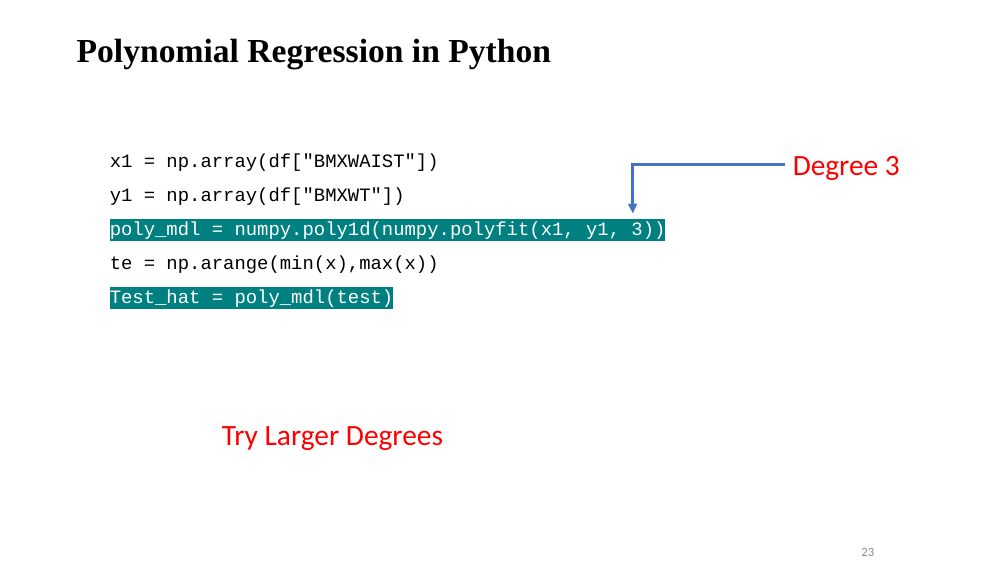
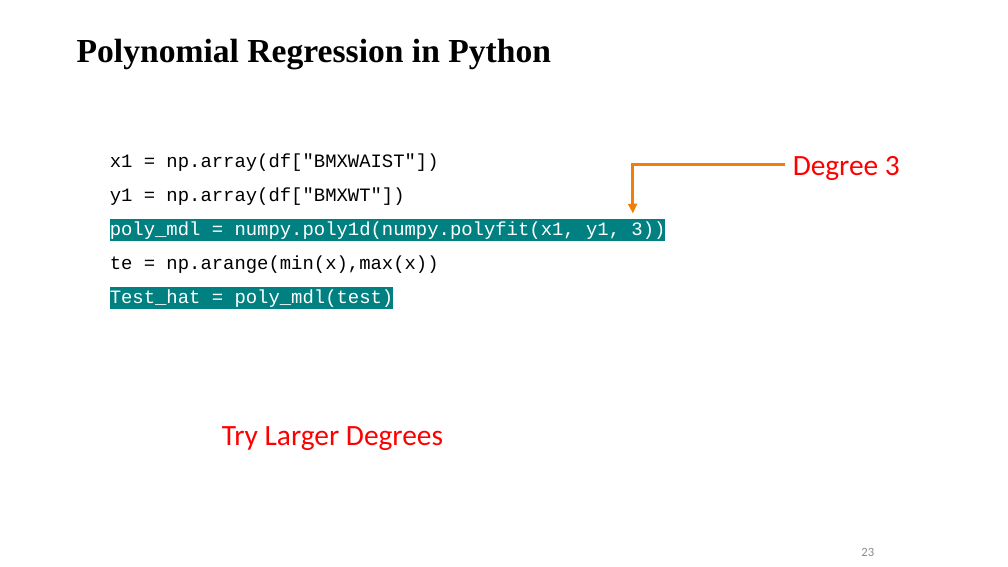
Before and after one commit to qahtanaa/qahtanaa.wep_mlb_24.io, a slide deck: slide 23 of lectures/day_2/WEP24_Day2_Regression.pptx. Drawn at 1008x567 pixels with LibreOffice and Linux fonts; fonts in the diff are those of the drawing; background and template pictures are left out. Boxes give left, top, right and bottom in pixels: in the first picture for what was removed or moved away, otherwise in the second. Text is boxed around its words. In the diff, an @@ line names an element or a change of style, - is before the commit and + after.

```diff
--- a/lectures/day_2/WEP24_Day2_Regression.pptx
+++ b/lectures/day_2/WEP24_Day2_Regression.pptx
@@ elbow arrow (786, 164) - (633, 213): stroke #4472C4 3 pt to #F07F09 3 pt @@
```
Also in this commit, not shown: 6 other slides changed, 2 slides added, 2 slides removed, 2 other files.
